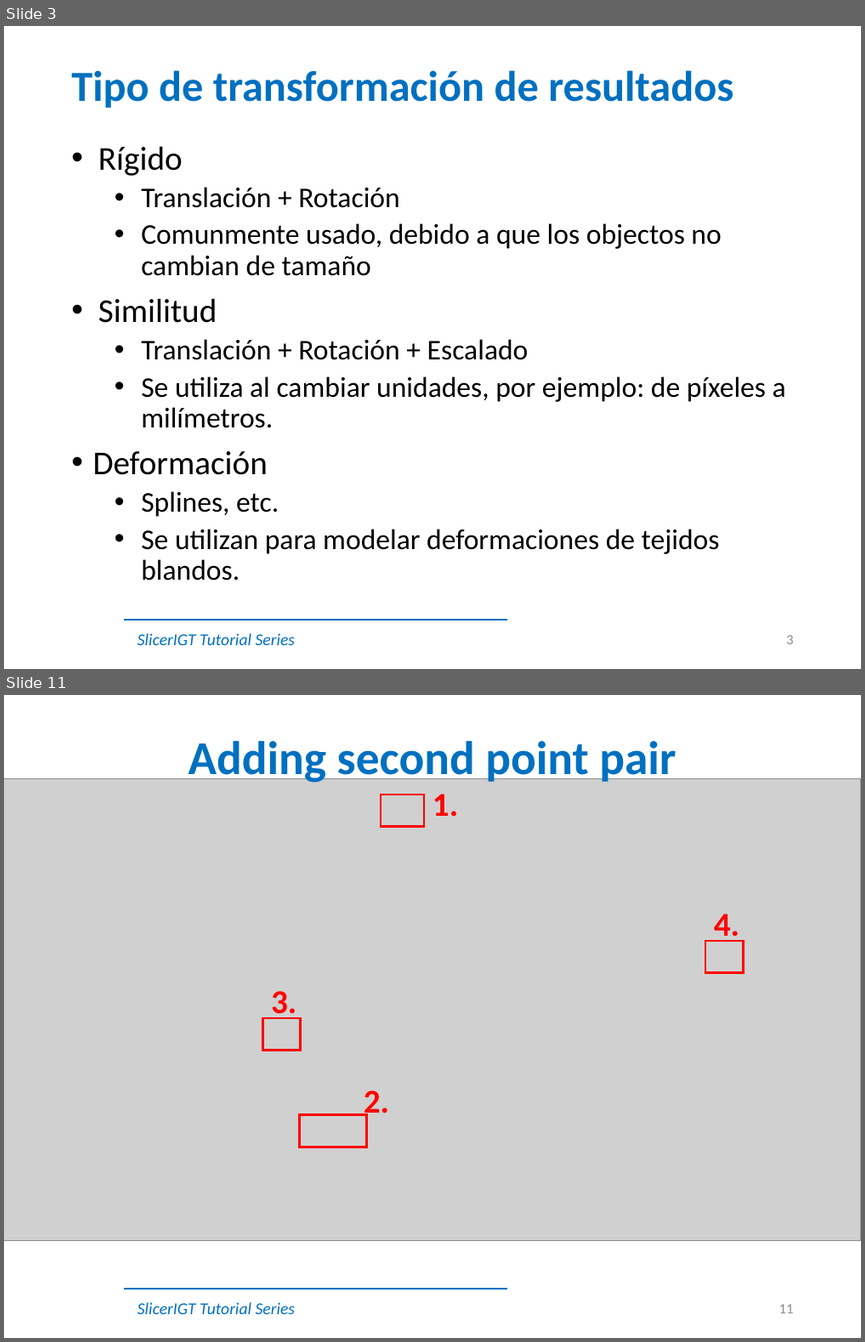
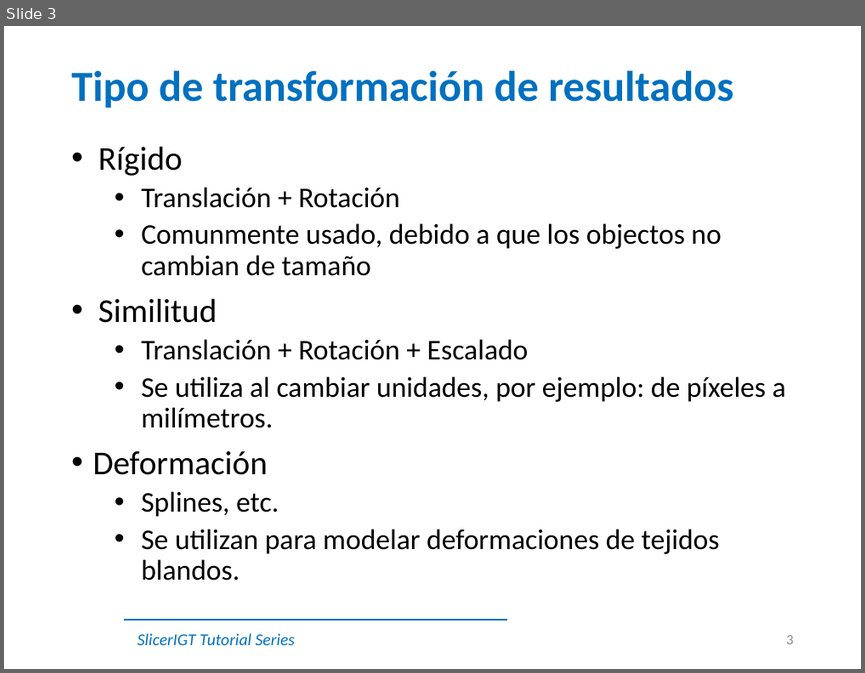
Before and after one commit to SlicerLatinAmerica/SlicerLatinAmerica.github.io, a slide deck: public/assets/ppt/IGT_AI_Tutoriales/Traducción SlicerIGT-U12_LandmarkRegistration.pptx. Shown one above the other, each under a label of ours: slides 3 and 11 before the commit, slide 3 after it; the slides between them are not shown. The pictures are 865x1342 and 865x673 pixels, drawn with LibreOffice and Linux fonts; fonts in the diff are those of the drawing; grey boxes stand for pictures; background and template pictures are left out. Boxes give left, top, right and bottom in pixels: in the first picture for what was removed or moved away, otherwise in the second. Text is boxed around its words. In the diff, an @@ line names an element or a change of style, - is before the commit and + after.

```diff
--- a/public/assets/ppt/IGT_AI_Tutoriales/Traducción SlicerIGT-U12_LandmarkRegistration.pptx
+++ b/public/assets/ppt/IGT_AI_Tutoriales/Traducción SlicerIGT-U12_LandmarkRegistration.pptx
@@ slide 11 removed at <box>4,695,861,1338</box>, background #FFFFFF; not listed: 2 template elements that a slide beside it also shows @@
@@ title removed at <box>188,741,676,785</box> @@
-Adding second point pair
@@ picture removed at <box>4,778,861,1240</box> @@
@@ rectangle removed at <box>381,794,424,826</box> @@
@@ text removed at <box>432,794,458,816</box> @@
-1.
@@ text removed at <box>714,913,739,941</box> @@
-4.
@@ rectangle removed at <box>706,941,744,973</box> @@
@@ text removed at <box>271,991,296,1019</box> @@
-3.
@@ rectangle removed at <box>262,1018,301,1049</box> @@
@@ text removed at <box>364,1090,389,1121</box> @@
-2.
@@ rectangle removed at <box>300,1115,366,1146</box> @@
@@ page number removed at <box>779,1304,794,1313</box> @@
-11
```
Also in this commit, not shown: 1 slide changed, 4 other files.
